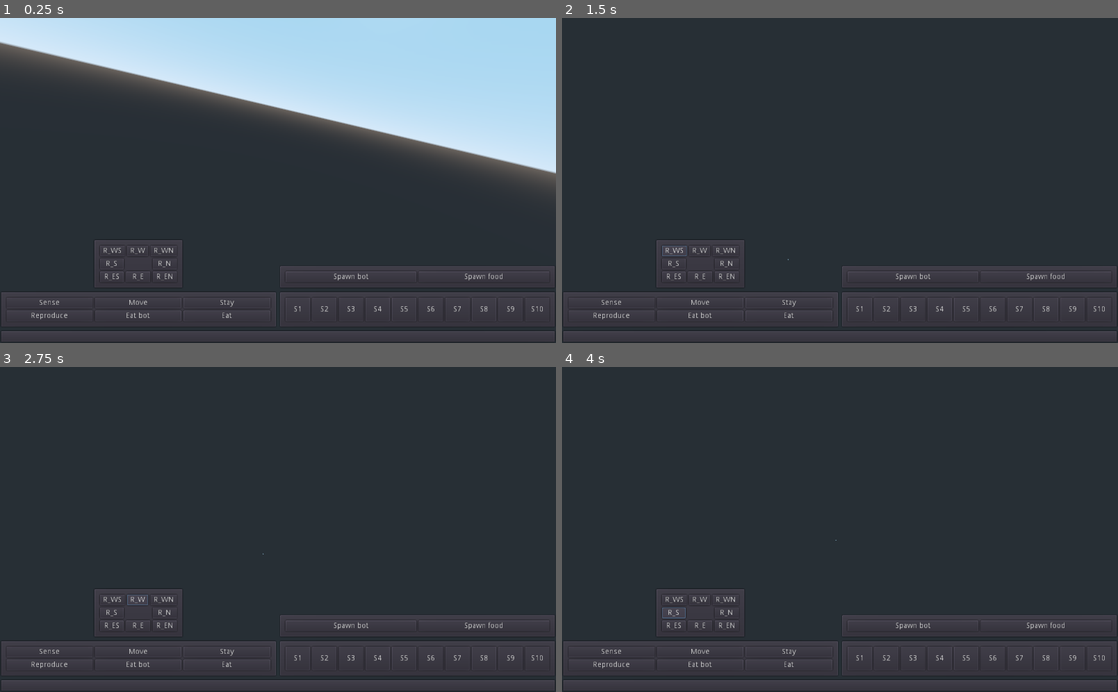
Above: before the commit, frames 1-4 (two rows, left to right).
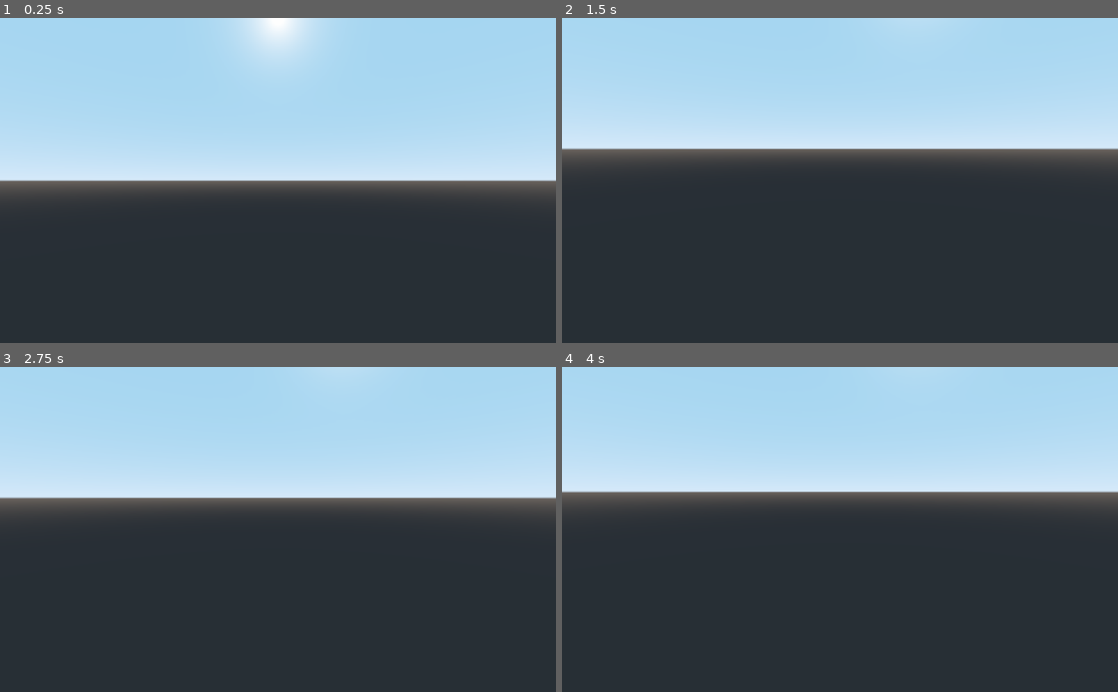
Above: after the commit, the same moments.

Repository: Di4ik3r/HowItEnds
Game: Godot game, scene res://scenes/simulation/Simulation.tscn
The game is run twice, just before and just after one commit, with the same random seed, the same clock (stepped at 60 frames per second) and the same inputs. This scene is started directly instead of the project's main scene.
Inputs (mouse positions are in pixels of both pictures, inside the frame that each line leads up to):
- Up to frame 1 (0.25 s): no input
- Up to frame 2 (1.5 s): move the mouse to (962, 164) at 0.52 s; hold D (move_right) 0.53-1.25 s; hold Shift (glide) 0.53-1.25 s; click (962, 164) at 0.67 s; tap Space (jump) at 0.77 s; click (673, 252) at 1.25 s, where only the run before the commit has a clickable "R_WS"
- Up to frame 3 (2.75 s): click (139, 601) at 2 s, where only the run before the commit has a clickable "R_W"
- Up to frame 4 (4 s): click (723, 601) at 2.75 s, where only the run before the commit has a clickable "R_WN"; click (673, 614) at 3.5 s, where only the run before the commit has a clickable "R_S"

The runs differ from the first frame. In frame 1, 36% of the frame differs, in the area x 0-100%, y 0-99%; in frame 2, 47%; in frame 3, 47%; in frame 4, 45%.
Error before the commit: Invalid get index '0' (on base: 'Array'). (res://scripts/simulation/Simulation.gd:79)
Error after the commit: Invalid call. Nonexistent function 'get_available_pos' in base 'Nil'. (res://scripts/simulation/food/FoodManager.gd:28)

Commit message:
added map size adaptation to FoodManager (food-timer, food-amount on start)

Diff:
--- a/scenes/simulation/Simulation.tscn
+++ b/scenes/simulation/Simulation.tscn
@@ -2,22 +2,23 @@
 
 [ext_resource path="res://scenes/map/Map.tscn" type="PackedScene" id=1]
 [ext_resource path="res://scripts/simulation/Simulation.gd" type="Script" id=2]
+[ext_resource path="res://scenes/simulation/fp_camera/FirstPerson.tscn" type="PackedScene" id=3]
 [ext_resource path="res://scenes/simulation/bot/tests/TestBotUI.tscn" type="PackedScene" id=4]
 [ext_resource path="res://scenes/simulation/food/FoodManager.tscn" type="PackedScene" id=5]
-[ext_resource path="res://scenes/staff/CircleCamera.tscn" type="PackedScene" id=6]
 
 [node name="Simulation" type="Spatial"]
 script = ExtResource( 2 )
 MapPath = NodePath("Map")
-CircleCameraPath = NodePath("CircleCamera")
 
 [node name="TestBotUI" parent="." instance=ExtResource( 4 )]
+visible = false
 
 [node name="Map" parent="." instance=ExtResource( 1 )]
 
 [node name="BotHolder" type="Spatial" parent="."]
 
 [node name="FoodManager" parent="." instance=ExtResource( 5 )]
+time = 0.12
 
 [node name="BotTimer" type="Timer" parent="."]
 wait_time = 0.001
@@ -26,7 +27,8 @@
 [node name="BotSpawnTimer" type="Timer" parent="."]
 wait_time = 7.0
 
-[node name="CircleCamera" parent="." instance=ExtResource( 6 )]
+[node name="FirstPerson" parent="." instance=ExtResource( 3 )]
+transform = Transform( 1, 0, 0, 0, 1, 0, 0, 0, 1, 0, 31.9822, 41.3366 )
 [connection signal="eat_bot_pressed" from="TestBotUI" to="." method="_on_TestBotUI_eat_bot_pressed"]
 [connection signal="eat_pressed" from="TestBotUI" to="." method="_on_TestBotUI_eat_pressed"]
 [connection signal="move_pressed" from="TestBotUI" to="." method="_on_TestBotUI_move_pressed"]
--- a/scenes/simulation/food/FoodManager.tscn
+++ b/scenes/simulation/food/FoodManager.tscn
@@ -6,4 +6,5 @@
 script = ExtResource( 1 )
 
 [node name="FoodTimer" type="Timer" parent="."]
+autostart = true
 [connection signal="timeout" from="FoodTimer" to="." method="_on_FoodTimer_timeout"]
--- a/scenes/simulation/fp_camera/FirstPerson.tscn
+++ b/scenes/simulation/fp_camera/FirstPerson.tscn
@@ -10,7 +10,6 @@
 height = 1.5
 
 [node name="FirstPerson" type="KinematicBody"]
-transform = Transform( 1, 0, 0, 0, 1, 0, 0, 0, 1, 0, 0, 0 )
 script = ExtResource( 1 )
 
 [node name="MeshInstance" type="MeshInstance" parent="."]
@@ -27,3 +26,4 @@
 
 [node name="FpsGameCamera" type="Camera" parent="Head"]
 current = true
+far = 8192.0
--- a/scripts/global/Variables.gd
+++ b/scripts/global/Variables.gd
@@ -63,6 +63,5 @@
 const UNIT = 1
 
 
-
 func _ready():
 	pass
--- a/scripts/simulation/Simulation.gd
+++ b/scripts/simulation/Simulation.gd
@@ -19,15 +19,17 @@
 
 
 func start() -> void:
-	FoodManager.start()
-	for i in range(0, 1):
+	var amount = resource.a_side * resource.b_side
+	amount *= 0.03
+#	FoodManager.start(amount)
+	for i in range(0, 0):
 		bot_manager.spawn_bot()
 
 
 func _set_resource(value: MapExport) -> void:
 	resource = value
 	Map.resource = resource
-	CircleCamera.update(resource)
+#	CircleCamera.update(resource)
 
 	map_manager.map_pos = Map.map_pos
 	map_manager.map_type = Map.map_type
@@ -43,6 +45,10 @@
 
 #	FoodManager.map_pos = Map.map_pos
 	FoodManager.map_manager = map_manager
+	var amount = resource.a_side * resource.b_side
+	amount *= 0.01
+	FoodManager.time = 1 / amount
+
 	map_manager.map_bots = bot_manager.map_bots
 	map_manager.FoodManager = FoodManager
 
--- a/scripts/simulation/bot/BotManager.gd
+++ b/scripts/simulation/bot/BotManager.gd
@@ -20,6 +20,9 @@
 func cycle() -> void:
 	for bot in bots:
 		(bot as Bot).make_choice()
+
+
+
 
 
 func spawn_bot(bot: Bot = null, pos: Vector3 = Vector3.INF) -> void:
--- a/scripts/simulation/food/FoodManager.gd
+++ b/scripts/simulation/food/FoodManager.gd
@@ -10,19 +10,19 @@
 var map_manager: MapManager
 var foods: Dictionary = {}
 
-onready var FoodTimer: = $FoodTimer as Timer
+onready var FoodTimer: = $FoodTimer as Timer setget _set_food_timer
 
 
 # ~~~~~~~~~~~~~~~~~~~~~~~~~~~~~~~~~~~~~~~~~~~~~~~~~~~~~~~~~~~~~~~~~~~~~~~~~~~~~~ VIRTUAL
 func _ready():
-	_set_time(time)
-	_set_time(spawning)
+	pass
 
 # ~~~~~~~~~~~~~~~~~~~~~~~~~~~~~~~~~~~~~~~~~~~~~~~~~~~~~~~~~~~~~~~~~~~~~~~~~~~~~~ PUBLIC
-func start() -> void:
-	for i in range(0, 30):
+func start(amount: int) -> void:
+	for i in range(0, amount):
 		spawn_food()
 #	FoodTimer.start()
+
 
 func spawn_food() -> void:
 	var pos = map_manager.get_available_pos()
@@ -45,6 +45,9 @@
 
 # ~~~~~~~~~~~~~~~~~~~~~~~~~~~~~~~~~~~~~~~~~~~~~~~~~~~~~~~~~~~~~~~~~~~~~~~~~~~~~~ PRIVATE
 func _set_spawning(value: bool) -> void:
+	if !FoodTimer:
+		return
+
 	spawning = false
 	match spawning:
 		true:
@@ -55,9 +58,17 @@
 
 func _set_time(value: float) -> void:
 	time = value
-	FoodTimer.wait_time = time
+	if FoodTimer:
+		FoodTimer.wait_time = time
 
 
 func _on_FoodTimer_timeout():
 #	emit_signal("food_timer_timeout")
 	spawn_food()
+
+
+func _set_food_timer(value) -> void:
+	FoodTimer = value
+	print(FoodTimer, value)
+	_set_time(time)
+	_set_time(spawning)
